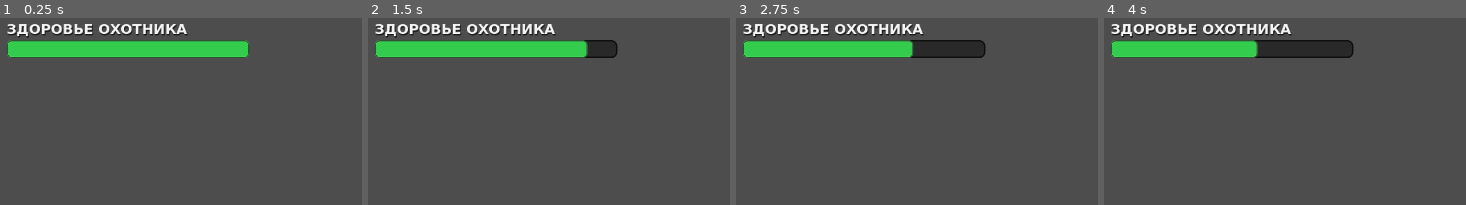
Above: before the commit, frames 1-4 (left to right).
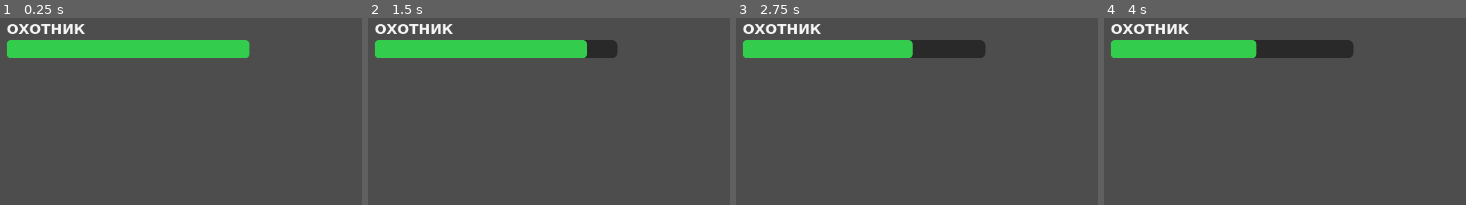
Above: after the commit, the same moments.

Repository: nekomatta77/kitty_hunt
Game: Godot game, scene res://hunter.tscn
Two runs of this game, one before a commit and one after it. Both use one fixed random seed, a clock stepped at 60 frames per second and the inputs below. This scene is started directly instead of the project's main scene.
Inputs (mouse positions are % of the whole screen's width and height, from its top left):
- Up to frame 1 (0.25 s): no input
- Up to frame 2 (1.5 s): tap Enter (ui_accept) at 0.5, 0.77, 1.25 s; move the mouse to (76, 47) at 0.52 s; hold Right (ui_right) 0.53-1.28 s; hold Space 0.53-1.28 s; click (76, 47) at 0.67 s; move the mouse to (47, 54) at 1.27 s; hold Up (ui_up) from 1.28 s (still down); tap Shift at 1.35 s; click (47, 54) at 1.42 s
- Up to frame 3 (2.75 s): keep holding Up (ui_up); tap Enter (ui_accept) at 1.52, 2 s; move the mouse to (55, 51) at 2.02 s; hold Space from 2.03 s (still down); click (55, 51) at 2.17 s
- Up to frame 4 (4 s): keep holding Up (ui_up); tap Enter (ui_accept) at 2.75, 3.02, 3.5, 3.77 s; move the mouse to (51, 55) at 2.77 s; release Space at 2.78 s; tap Shift at 2.85 s; click (51, 55) at 2.92 s; move the mouse to (60, 55) at 3.52 s; hold Space from 3.53 s (still down); click (60, 55) at 3.67 s
The pictures show only the part of the screen within x 0-50%, y 0-50%; the shares and areas given below are measured in that part.

The runs differ from the first frame. In frame 1, 3.0% of the frame differs, in the area x 1-70%, y 3-22%; in frame 2, 3.0%; in frame 3, 2.9%; in frame 4, 2.8%.

Commit message:
Add files via upload

Diff:
--- a/hunter.gd
+++ b/hunter.gd
@@ -1,15 +1,18 @@
 extends CharacterBody3D
 
+# --- Настройки движения ---
 const WALK_SPEED = 5.0
 const SPRINT_SPEED = 8.0
 const JUMP_VELOCITY = 4.5
 var mouse_sensitivity = 0.002
 var gravity = ProjectSettings.get_setting("physics/3d/default_gravity")
 
+# --- Состояние персонажа ---
 var health = 100.0
 var can_shoot = true
-
-# --- ПЕРЕМЕННЫЕ ДЛЯ ИДЕАЛЬНОЙ МОБИЛЬНОЙ КАМЕРЫ ---
+var current_anim_state = "" # Переменная для хранения текущего состояния анимации
+
+# --- Переменные для мобильной камеры ---
 var camera_touch_index: int = -1
 var last_camera_touch_pos: Vector2 = Vector2.ZERO
 
@@ -17,6 +20,10 @@
 @onready var raycast = $Camera3D/RayCast3D
 @onready var mobile_ui = $MobileUI
 
+# --- АНИМАЦИИ ---
+@onready var anim_player = $AnimationPlayer
+
+# --- UI элементы ---
 var original_health_bar = null
 var custom_hp_bar: ProgressBar
 var hitmarker_node: Control
@@ -32,8 +39,8 @@
 	raycast.add_exception(self)
 
 	for sync_node in find_children("*", "MultiplayerSynchronizer", true, false):
-		sync_node.replication_interval = 0.05
-		sync_node.delta_interval = 0.05
+		sync_node.replication_interval = 0.016
+		sync_node.delta_interval = 0.016
 
 	if is_multiplayer_authority():
 		camera.current = true
@@ -48,6 +55,9 @@
 	else:
 		if mobile_ui:
 			mobile_ui.queue_free()
+		# Для пропов (клиентов) сразу ставим базовую позу
+		current_anim_state = "hunter/idle"
+		_play_anim(current_anim_state)
 
 func _setup_beautiful_ui():
 	var canvas = CanvasLayer.new()
@@ -103,15 +113,13 @@
 	hp_margin.add_child(hp_vbox)
 
 	var hp_label = Label.new()
-	hp_label.text = "ЗДОРОВЬЕ ОХОТНИКА"
+	hp_label.text = "ОХОТНИК"
 	var modern_font = SystemFont.new()
 	modern_font.font_names = PackedStringArray(["Montserrat", "Segoe UI", "sans-serif"])
 	modern_font.font_weight = 800
 	hp_label.add_theme_font_override("font", modern_font)
 	hp_label.add_theme_font_size_override("font_size", 20)
 	hp_label.add_theme_color_override("font_color", Color(1, 1, 1, 0.95))
-	hp_label.add_theme_color_override("font_shadow_color", Color(0, 0, 0, 0.6))
-	hp_label.add_theme_constant_override("shadow_offset_y", 2)
 	hp_vbox.add_child(hp_label)
 
 	custom_hp_bar = ProgressBar.new()
@@ -123,14 +131,10 @@
 	var bg_style = StyleBoxFlat.new()
 	bg_style.bg_color = Color(0.1, 0.1, 0.1, 0.7)
 	bg_style.set_corner_radius_all(8)
-	bg_style.set_border_width_all(2)
-	bg_style.border_color = Color(0.0, 0.0, 0.0, 0.8)
 
 	fg_style = StyleBoxFlat.new()
 	fg_style.bg_color = Color(0.2, 0.8, 0.3)
 	fg_style.set_corner_radius_all(6)
-	fg_style.set_border_width_all(2)
-	fg_style.border_color = Color(0.4, 1.0, 0.5, 0.3)
 
 	custom_hp_bar.add_theme_stylebox_override("background", bg_style)
 	custom_hp_bar.add_theme_stylebox_override("fill", fg_style)
@@ -166,37 +170,23 @@
 	if is_mobile:
 		if event is InputEventScreenTouch:
 			if event.pressed:
-				# Захватываем палец только если еще нет активного
 				if camera_touch_index == -1:
 					var screen_size = get_viewport().size
-					# ИДЕАЛЬНАЯ ЗОНА: Правая половина, верхние 75%
-					if event.position.x > screen_size.x * 0.5 and event.position.y < screen_size.y * 0.75:
+					if event.position.x > screen_size.x * 0.5:
 						camera_touch_index = event.index
-						last_camera_touch_pos = event.position # Запоминаем точку касания
+						last_camera_touch_pos = event.position
 			else:
-				# Если отпустили именно этот палец - сбрасываем захват
 				if event.index == camera_touch_index:
 					camera_touch_index = -1
 
 		elif event is InputEventScreenDrag:
 			if event.index == camera_touch_index:
-				# РУЧНОЙ РАСЧЕТ ДЕЛЬТЫ (Защита от дергания HTML5 WebGL)
 				var manual_relative = event.position - last_camera_touch_pos
 				last_camera_touch_pos = event.position
-
-				# Вращаем камеру
-				var mobile_sens = mouse_sensitivity * 1.5
-				rotate_y(-manual_relative.x * mobile_sens)
-				camera.rotate_x(-manual_relative.y * mobile_sens)
+				rotate_y(-manual_relative.x * mouse_sensitivity * 1.5)
+				camera.rotate_x(-manual_relative.y * mouse_sensitivity * 1.5)
 				camera.rotation.x = clamp(camera.rotation.x, deg_to_rad(-80), deg_to_rad(80))
-
-		# ЖЕЛЕЗНАЯ ЗАЩИТА: На мобилках полностью игнорируем ложные сигналы мыши
-		if event is InputEventMouseMotion:
-			get_viewport().set_input_as_handled()
-			return
-
 	else:
-		# --- ЛОГИКА ДЛЯ ПК ---
 		if event is InputEventMouseMotion and Input.get_mouse_mode() == Input.MOUSE_MODE_CAPTURED:
 			rotate_y(-event.relative.x * mouse_sensitivity)
 			camera.rotate_x(-event.relative.y * mouse_sensitivity)
@@ -211,6 +201,7 @@
 			shoot()
 
 func _physics_process(delta):
+	# Код физики выполняется ТОЛЬКО у владельца Охотника
 	if not is_multiplayer_authority(): return
 
 	if not is_on_floor():
@@ -222,7 +213,6 @@
 
 	var h_axis = int(Input.is_physical_key_pressed(KEY_D)) - int(Input.is_physical_key_pressed(KEY_A))
 	if h_axis == 0: h_axis = Input.get_axis("ui_left", "ui_right")
-
 	var v_axis = int(Input.is_physical_key_pressed(KEY_S)) - int(Input.is_physical_key_pressed(KEY_W))
 	if v_axis == 0: v_axis = Input.get_axis("ui_up", "ui_down")
 
@@ -242,6 +232,31 @@
 
 	move_and_slide()
 
+	# --- ЛОГИКА АНИМАЦИЙ ВЛАДЕЛЬЦА ---
+	var target_anim = "hunter/idle"
+	if not is_on_floor():
+		target_anim = "hunter/jump"
+	elif Vector2(velocity.x, velocity.z).length() > 0.1:
+		target_anim = "hunter/run"
+
+	# Если анимация изменилась — меняем её у себя и шлём сигнал остальным!
+	if current_anim_state != target_anim:
+		current_anim_state = target_anim
+		_play_anim(target_anim)
+		sync_animation.rpc(target_anim)
+
+# Сигнал, который прилетает всем клиентам (пропам) по сети
+@rpc("authority", "call_remote", "unreliable")
+func sync_animation(anim_name: String):
+	current_anim_state = anim_name
+	_play_anim(anim_name)
+
+# Безопасная функция проигрывания
+func _play_anim(name: String):
+	if anim_player and anim_player.has_animation(name):
+		anim_player.play(name)
+
+# --- БОЕВАЯ ЛОГИКА ---
 func shoot():
 	if not can_shoot: return
 	can_shoot = false
--- a/hunter.tscn
+++ b/hunter.tscn
@@ -3,6 +3,10 @@
 [ext_resource type="Script" uid="uid://cpegxs6vtjgxf" path="res://hunter.gd" id="1_h1phl"]
 [ext_resource type="Script" uid="uid://dvmlscf5bf3if" path="res://mobile_controls.gd" id="2_hgowg"]
 [ext_resource type="Script" uid="uid://jdcvygltf1s8" path="res://health_bar.gd" id="3_ink7b"]
+[ext_resource type="PackedScene" uid="uid://dhultnr1fofay" path="res://assets/models/hunter/character.fbx" id="4_gur1f"]
+[ext_resource type="Animation" uid="uid://0uy3wt458qrm" path="res://assets/models/hunter/animations/idle.res" id="5_sx8dt"]
+[ext_resource type="Animation" uid="uid://bsndok7teqygq" path="res://assets/models/hunter/animations/jump.res" id="6_oc4tt"]
+[ext_resource type="Animation" uid="uid://dbttissvv5rfy" path="res://assets/models/hunter/animations/run.res" id="7_4moo6"]
 
 [sub_resource type="CapsuleShape3D" id="CapsuleShape3D_ukqli"]
 
@@ -14,7 +18,12 @@
 properties/1/spawn = true
 properties/1/replication_mode = 1
 
-[sub_resource type="CapsuleMesh" id="CapsuleMesh_hgowg"]
+[sub_resource type="AnimationLibrary" id="AnimationLibrary_8we0j"]
+_data = {
+&"idle": ExtResource("5_sx8dt"),
+&"jump": ExtResource("6_oc4tt"),
+&"run": ExtResource("7_4moo6")
+}
 
 [node name="Hunter" type="CharacterBody3D" unique_id=769471397]
 script = ExtResource("1_h1phl")
@@ -23,7 +32,7 @@
 shape = SubResource("CapsuleShape3D_ukqli")
 
 [node name="Camera3D" type="Camera3D" parent="." unique_id=2129464917]
-transform = Transform3D(1, 0, 0, 0, 1, 0, 0, 0, 1, 0, 0.5294558, 0)
+transform = Transform3D(1, 0, 0, 0, 1, 0, 0, 0, 1, -0.014547169, 0.48857337, -0.39994597)
 
 [node name="RayCast3D" type="RayCast3D" parent="Camera3D" unique_id=1872034259]
 target_position = Vector3(0, 0, -50)
@@ -51,5 +60,9 @@
 offset_bottom = 50.0
 script = ExtResource("3_ink7b")
 
-[node name="MeshInstance3D" type="MeshInstance3D" parent="." unique_id=2125893512]
-mesh = SubResource("CapsuleMesh_hgowg")
+[node name="character" parent="." unique_id=328557731 instance=ExtResource("4_gur1f")]
+transform = Transform3D(-1, 0, -8.742278e-08, 0, 1, 0, 8.742278e-08, 0, -1, 0, -1.15, 0.001)
+
+[node name="AnimationPlayer" type="AnimationPlayer" parent="." unique_id=2004117645]
+root_node = NodePath("../character")
+libraries/hunter = SubResource("AnimationLibrary_8we0j")
--- a/prop.gd
+++ b/prop.gd
@@ -33,8 +33,8 @@
 	spring_arm.add_excluded_object(self.get_rid())
 
 	for sync_node in find_children("*", "MultiplayerSynchronizer", true, false):
-		sync_node.replication_interval = 0.05
-		sync_node.delta_interval = 0.05
+		sync_node.replication_interval = 0.016
+		sync_node.delta_interval = 0.016
 
 	if is_multiplayer_authority():
 		camera.current = true
